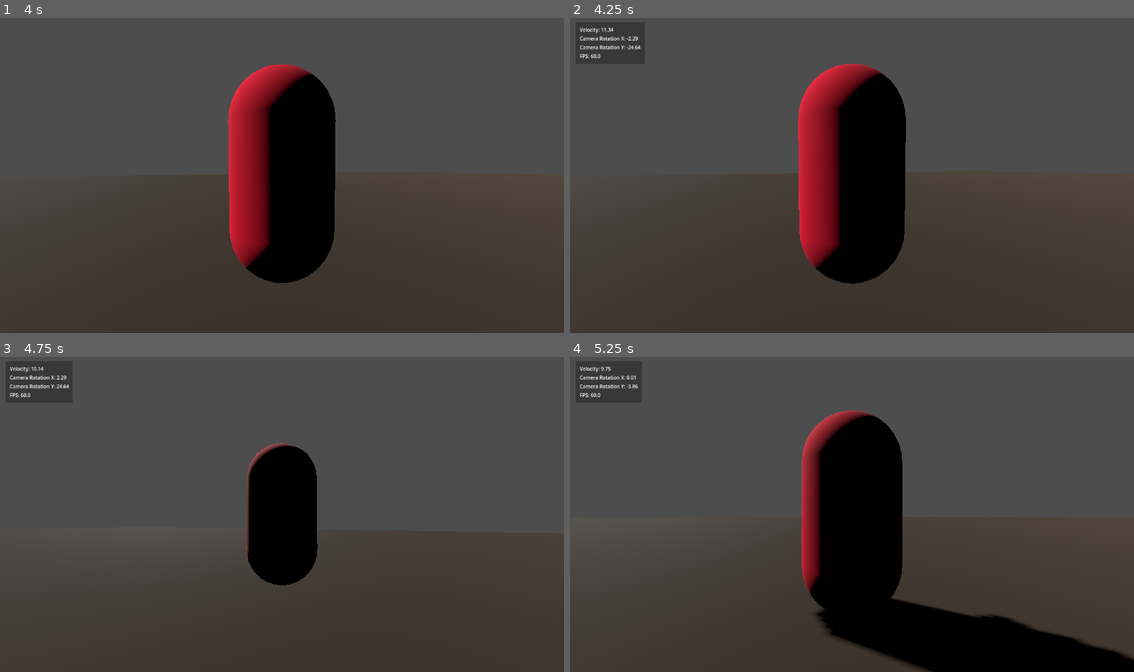
Above: before the commit, frames 1-4 (two rows, left to right).
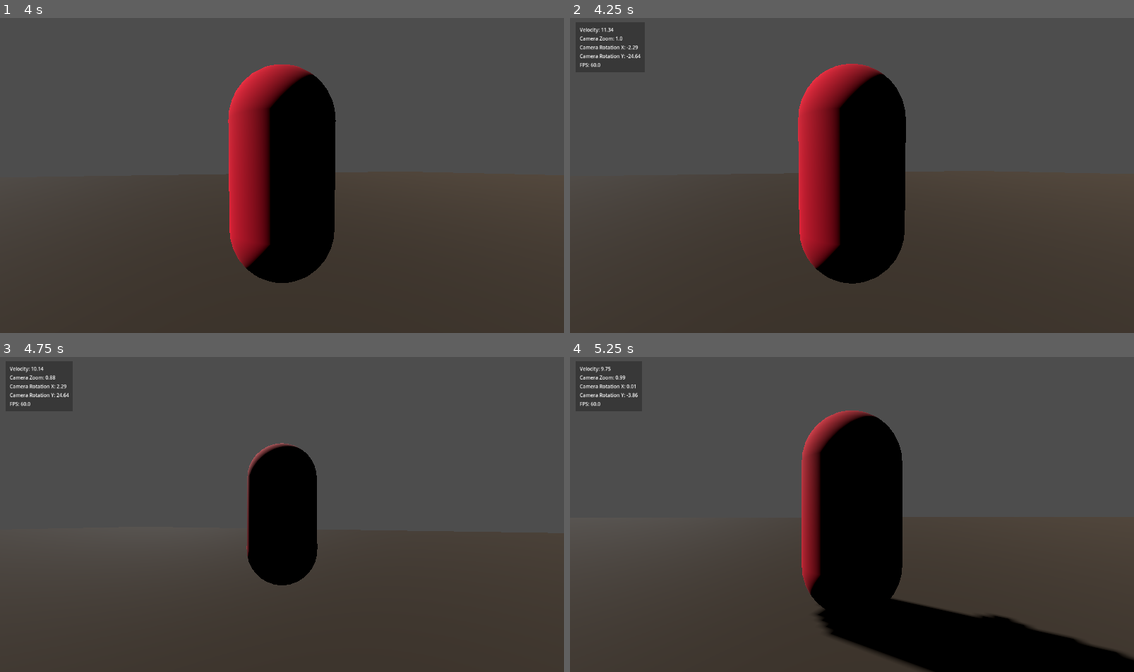
Above: after the commit, the same moments.

Repository: OLIWAPUNK/WSKAZEM
Game: Godot game, scene res://Scenes/World/DebugWorld.tscn
Same seed, same stepped clock (60 frames per second), same inputs: the game is played once before the commit and once after it.
Inputs (mouse positions are in pixels of both pictures, inside the frame that each line leads up to):
- Up to frame 1 (4 s): tap Enter at 0.5 s; move the mouse to (310, 172) at 0.52 s; hold Mouse wheel up (zoom_in) 0.53-1.28 s; hold W (up) from 0.53 s (still down); tap Space (jump) at 0.77, 1.52, 3.02, 3.77 s; move the mouse to (253, 175) at 1.27 s; tap Mouse wheel down (zoom_out) at 1.35, 2.85 s; move the mouse to (293, 169) at 2.02 s; hold Mouse wheel up (zoom_in) 2.03-2.78 s; move the mouse to (276, 178) at 2.77 s; move the mouse to (321, 178) at 3.52 s; hold Mouse wheel up (zoom_in) from 3.53 s (still down)
- Up to frame 2 (4.25 s): keep holding W (up); keep holding Mouse wheel up (zoom_in); tap F1 (debug) at 4.15 s
- Up to frame 3 (4.75 s): keep holding W (up); move the mouse to (236, 511) at 4.27 s; release Mouse wheel up (zoom_in) at 4.28 s; tap Mouse wheel down (zoom_out) at 4.35 s; tap Space (jump) at 4.52 s
- Up to frame 4 (5.25 s): keep holding W (up); tap Space (jump) at 5 s; move the mouse to (857, 514) at 5.02 s; hold Mouse wheel up (zoom_in) from 5.03 s (still down)

Frame 1 is identical in both runs. In frame 2, 0.2% of the frame differs, in the area x 1-13%, y 5-16%; in frame 3, 0.2%; in frame 4, 0.2%.

Commit message:
Remove unused util functions, show camera zoom in debug

Diff:
--- a/Scripts/SpringArm.gd
+++ b/Scripts/SpringArm.gd
@@ -43,5 +43,6 @@
 	rotation.x = lerp_angle(rotation.x, target_rotation.x, ROTATION_SPEED * _delta)
 	rotation.y = lerp_angle(rotation.y, target_rotation.y, ROTATION_SPEED * _delta)
 
+	Global.debug.add_debug_property("Camera Zoom", snapped(1.0 - Util.normalize(spring_arm.spring_length, 2.0, 10.0), 0.01), 1)
 	Global.debug.add_debug_property("Camera Rotation X", snapped(rad_to_deg(rotation.x), 0.01), 1)
 	Global.debug.add_debug_property("Camera Rotation Y", snapped(rad_to_deg(rotation.y), 0.01), 1)
--- a/Scripts/Util.gd
+++ b/Scripts/Util.gd
@@ -2,19 +2,3 @@
 
 static func normalize(value, _min, _max):
 	return (value - _min) / (_max - _min)
-
-static func get_mouse_position_normalized(viewport: Viewport):
-	var screen_size = viewport.get_visible_rect().size
-	var mouse_position = viewport.get_mouse_position()
-	mouse_position.x = clamp(Util.normalize(mouse_position.x, 0, screen_size.x), 0.0, 1.0)
-	mouse_position.y = clamp(Util.normalize(mouse_position.y, 0, screen_size.y), 0.0, 1.0)
-
-	return mouse_position
-
-static func clamp_to_sphere(vec: Vector3, radius: float):
-	var m = vec.length()
-
-	if m > radius:
-		return vec / m * radius
-	else:
-		return vec
